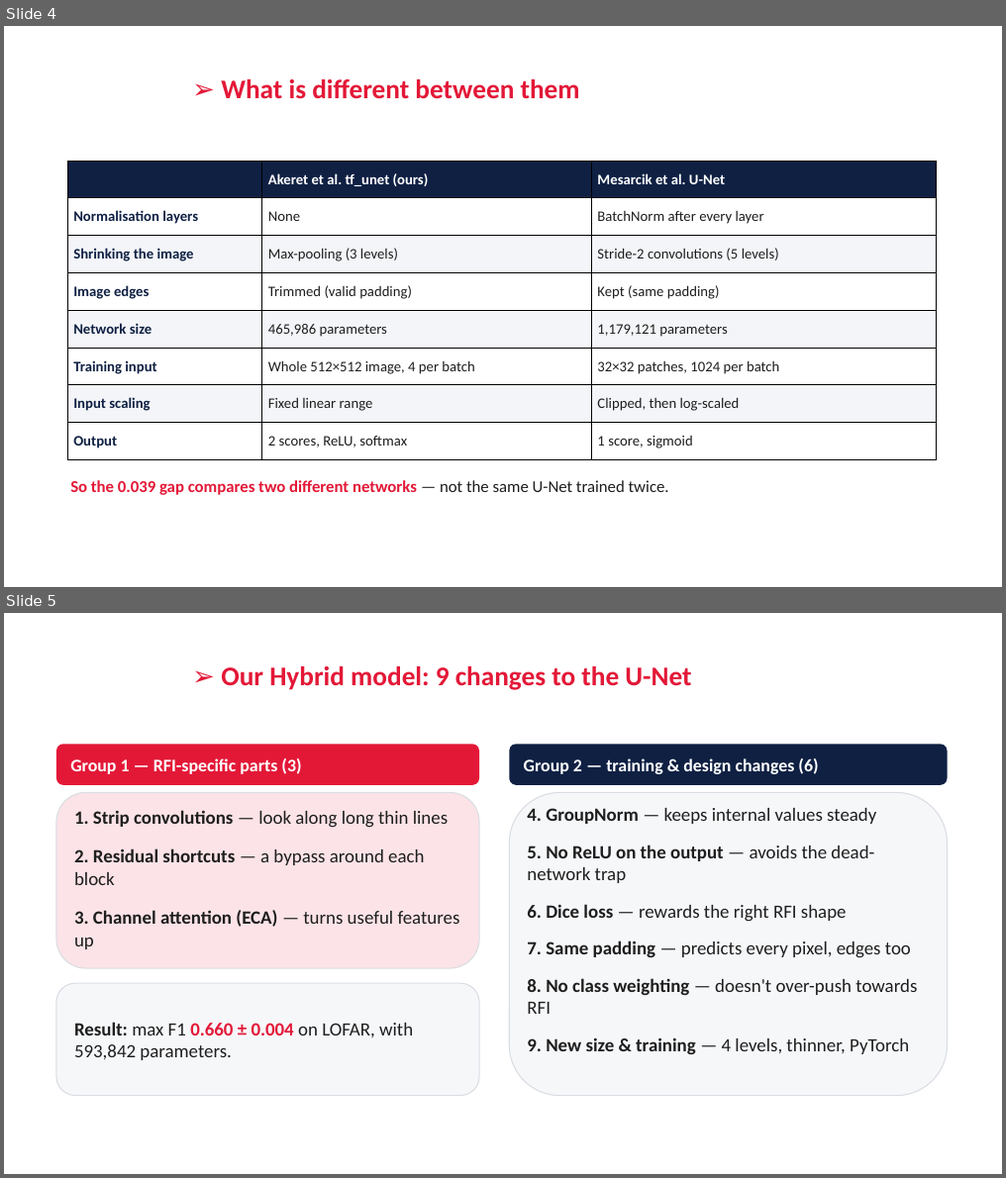
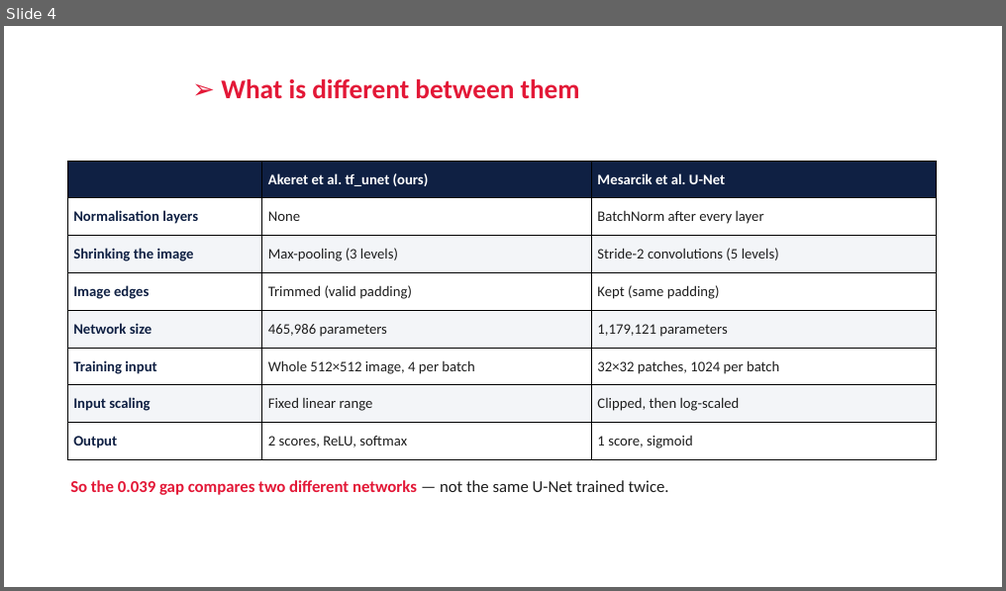
Before and after one commit to RonakSinghRaina/MP, a slide deck: Weekly_Report_Hybrid_DiL_Lab.pptx. Shown one above the other, each under a label of ours: slides 4 and 5 before the commit, slide 4 after it. The pictures are 1006x1178 and 1006x591 pixels, drawn with LibreOffice and Linux fonts; fonts in the diff are those of the drawing; background and template pictures are left out. Boxes give left, top, right and bottom in pixels: in the first picture for what was removed or moved away, otherwise in the second. Text is boxed around its words. In the diff, an @@ line names an element or a change of style, - is before the commit and + after.

```diff
--- a/Weekly_Report_Hybrid_DiL_Lab.pptx
+++ b/Weekly_Report_Hybrid_DiL_Lab.pptx
@@ slide 5 removed at (4,613,1002,1174), background #FFFFFF @@
@@ title removed at (221,666,691,690) @@
-➢ Our Hybrid model: 9 changes to the U-Net
@@ rounded rectangle removed at (56,744,479,785) @@
@@ text removed at (70,759,301,774) @@
-Group 1 — RFI-specific parts (3)
@@ rounded rectangle removed at (509,744,947,785) @@
@@ text removed at (524,759,818,774) @@
-Group 2 — training & design changes (6)
@@ rounded rectangle removed at (56,792,479,968) @@
@@ text removed at (74,810,460,950) @@
-1. Strip convolutions — look along long thin lines
-2. Residual shortcuts — a bypass around each block
-3. Channel attention (ECA) — turns useful features up
@@ rounded rectangle removed at (509,792,947,1096) @@
@@ text removed at (527,808,917,1055) @@
-4. GroupNorm — keeps internal values steady
-5. No ReLU on the output — avoids the dead-network trap
-6. Dice loss — rewards the right RFI shape
-7. Same padding — predicts every pixel, edges too
-8. No class weighting — doesn't over-push towards RFI
-9. New size & training — 4 levels, thinner, PyTorch
@@ rounded rectangle removed at (56,983,479,1096) @@
@@ text removed at (74,1022,413,1060) @@
-Result: max F1 0.660 ± 0.004 on LOFAR, with 593,842 parameters.
```
Also in this commit, not shown: 6 slides changed, 3 slides added, 2 other files.
